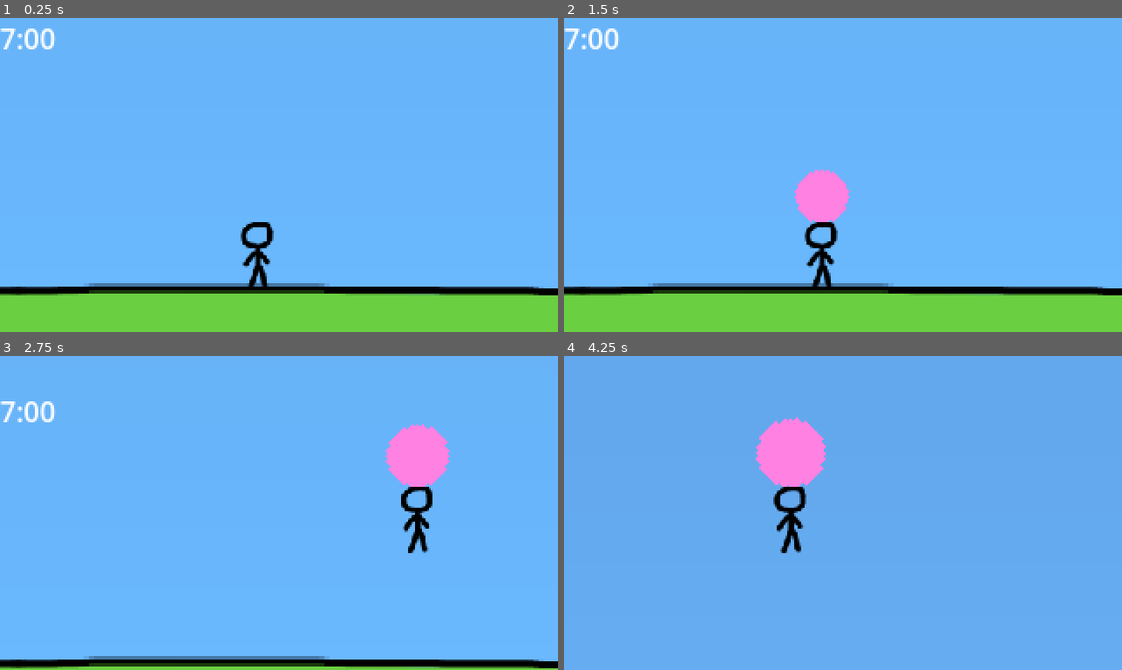
Above: before the commit, frames 1-4 (two rows, left to right).
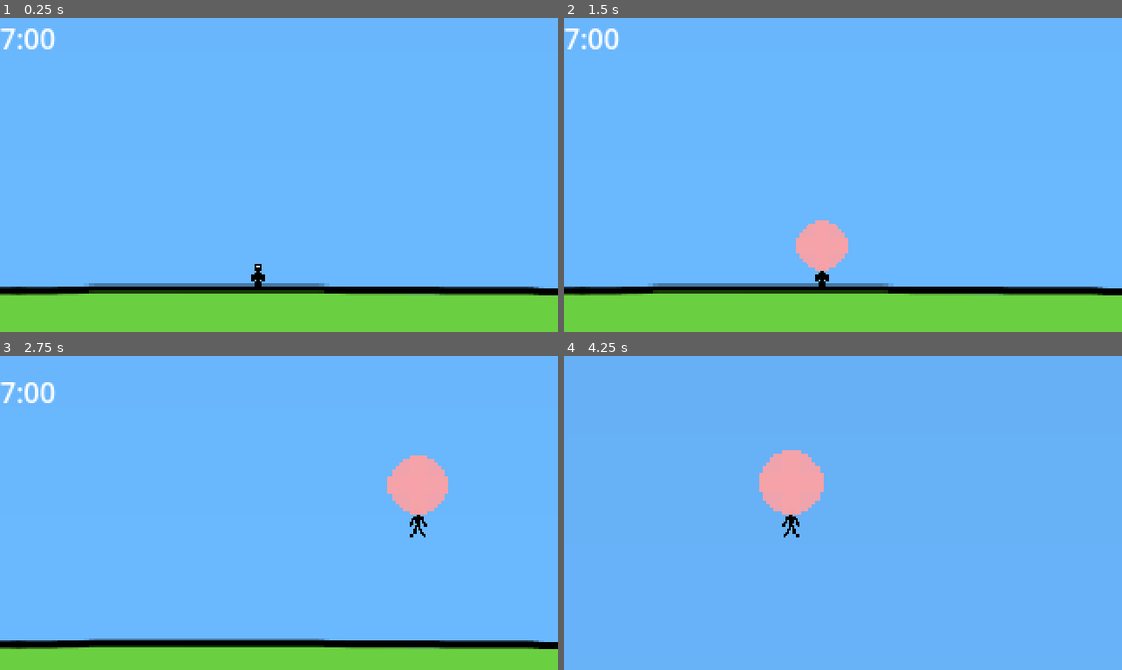
Above: after the commit, the same moments.

Repository: eagle-eye-scouter/GGJ_BubbleBlowing
Game: Godot game, scene res://scenes/scroll_world.tscn
The game is run twice, just before and just after one commit, with the same random seed, the same clock (stepped at 60 frames per second) and the same inputs.
Inputs:
- Up to frame 1 (0.25 s): no input
- Up to frame 2 (1.5 s): tap Enter (ui_accept) at 0.5, 0.77 s; hold D (player_right) 0.53-1.28 s; hold Space (player_breath) 0.53-1.28 s; hold S (player_down) from 1.28 s (still down); tap Space (player_breath) at 1.35 s
- Up to frame 3 (2.75 s): tap Enter (ui_accept) at 1.52 s; release S (player_down) at 2.03 s; hold D (player_right) from 2.03 s (still down); hold Space (player_breath) from 2.03 s (still down)
- Up to frame 4 (4.25 s): release D (player_right) at 2.78 s; release Space (player_breath) at 2.78 s; hold Up (ui_up) 2.78-3.53 s; tap Space (player_breath) at 2.85 s; tap Enter (ui_accept) at 3.02, 3.77 s; hold A (player_left) from 3.53 s (still down); hold Space (player_breath) from 3.53 s (still down)

The runs differ from the first frame. In frame 1, 0.6% of the frame differs, in the area x 43-50%, y 65-86%; in frame 2, 2.5%; in frame 3, 12%, in the area x 0-100%, y 8-100%; in frame 4, 3.3%.

Commit message:
Update textures, player model

Diff:
--- a/scenes/obstacles/bird.tscn
+++ b/scenes/obstacles/bird.tscn
@@ -63,7 +63,7 @@
 [node name="Sprite" type="AnimatedSprite2D" parent="."]
 sprite_frames = SubResource("SpriteFrames_taguf")
 animation = &"bird_fly"
-frame_progress = 0.0326803
+frame_progress = 0.0314716
 
 [node name="Hurtbox" type="Area2D" parent="."]
 collision_layer = 2
--- a/scenes/player.tscn
+++ b/scenes/player.tscn
@@ -2,24 +2,24 @@
 
 [ext_resource type="Script" path="res://scripts/player.gd" id="1_ssbc3"]
 [ext_resource type="PackedScene" uid="uid://cycv7lfgdrhhy" path="res://scenes/player_bubble.tscn" id="2_2mrk3"]
-[ext_resource type="Texture2D" uid="uid://dc2li2en1rga4" path="res://assets/guy_floating.png" id="3_x0pwf"]
+[ext_resource type="Texture2D" uid="uid://crn6c5ikmnarq" path="res://assets/sprites/player_start_position.png" id="3_2s67o"]
 
 [sub_resource type="CapsuleShape2D" id="CapsuleShape2D_wox2i"]
-radius = 8.0
-height = 42.0
+radius = 3.0
+height = 16.0
 
 [node name="Character" type="RigidBody2D"]
 lock_rotation = true
 script = ExtResource("1_ssbc3")
 
+[node name="Sprite" type="Sprite2D" parent="."]
+position = Vector2(0, 5)
+scale = Vector2(0.666, 0.666)
+texture = ExtResource("3_2s67o")
+
 [node name="Bubble" parent="." instance=ExtResource("2_2mrk3")]
-position = Vector2(0, -15)
-
-[node name="Sprite" type="Sprite2D" parent="."]
-position = Vector2(0, 6)
-scale = Vector2(0.666, 0.666)
-texture = ExtResource("3_x0pwf")
+position = Vector2(0, 2)
 
 [node name="Collider" type="CollisionShape2D" parent="."]
-position = Vector2(0, 3)
+position = Vector2(0, 5)
 shape = SubResource("CapsuleShape2D_wox2i")
--- a/scenes/player_bubble.tscn
+++ b/scenes/player_bubble.tscn
@@ -15,8 +15,7 @@
 collision_mask = 2
 
 [node name="Icon" type="Sprite2D" parent="Body"]
-rotation = 0.785398
-scale = Vector2(8, 8)
+scale = Vector2(7.3, 7.3)
 texture = ExtResource("1_xn1kj")
 
 [node name="Collider" type="CollisionShape2D" parent="Body"]
--- a/scenes/scroll_world.tscn
+++ b/scenes/scroll_world.tscn
@@ -38,7 +38,7 @@
 anchor_right = 1.0
 anchor_bottom = 1.0
 offset_left = -38.0
-offset_right = 7782.0
+offset_right = 15782.0
 grow_horizontal = 2
 grow_vertical = 2
 texture = SubResource("GradientTexture1D_p6wtx")
--- a/scripts/player.gd
+++ b/scripts/player.gd
@@ -11,6 +11,9 @@
 const DECELLERATION : float = 0.90
 const DECCELERATION_RATE := Vector2(DECELLERATION, DECELLERATION)
 const BUBBLE_VOLUME_START_THRESHOLD : float = 0.5
+
+const SPRITE_GROUNDED := preload("res://assets/sprites/player_start_position.png")
+const SPRITE_FLOATING := preload("res://assets/guy_floating.png")
 
 
 var state := State.START
@@ -28,6 +31,7 @@
 # Called when the node enters the scene tree for the first time.
 func _ready() -> void:
 	bubble.popped.connect(_on_bubble_popped)
+	_set_state(State.START)
 
 
 # Called every frame. 'delta' is the elapsed time since the previous frame.
@@ -39,7 +43,7 @@
 			_handle_death_animation(delta)
 		State.START:
 			if bubble.volume >= BUBBLE_VOLUME_START_THRESHOLD:
-				state = State.ALIVE
+				_set_state(State.ALIVE)
 				bubble.activate()
 		_:
 			_handle_movement(delta)
@@ -70,8 +74,19 @@
 
 func kill() -> void:
 	if state != State.START:
-		state = State.DEAD
+		_set_state(State.DEAD)
 
 
 func _on_bubble_popped():
 	kill()
+
+
+func _set_state(new_state:State):
+	match new_state:
+		State.START:
+			sprite.texture = SPRITE_GROUNDED
+		State.ALIVE:
+			sprite.texture = SPRITE_FLOATING
+		State.DEAD:
+			pass
+	state = new_state
Binary file changed: assets/gum_bubble.png
Binary file changed: assets/guy_floating.png
Binary file changed: assets/guy_grounded.png
